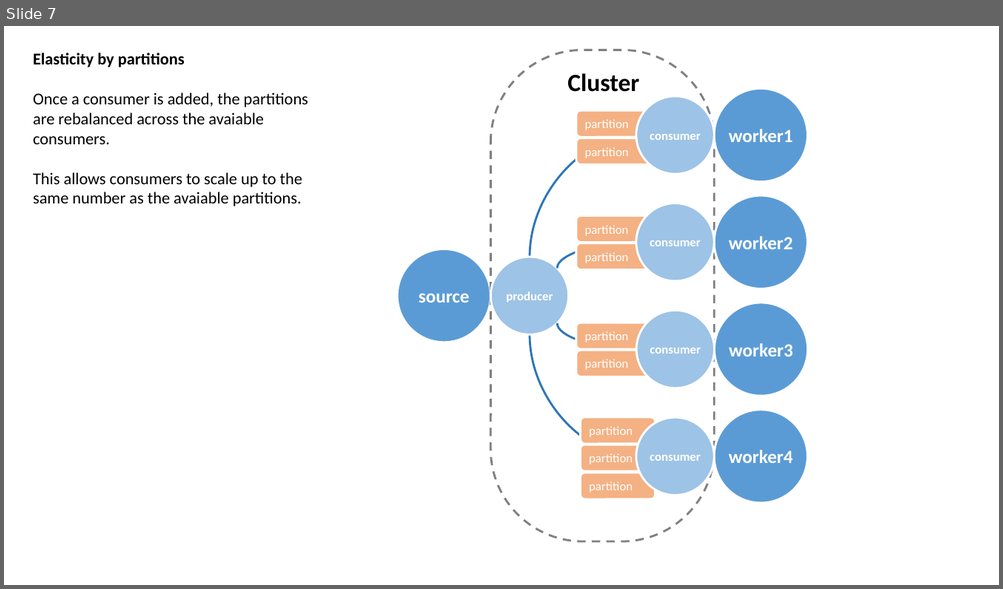
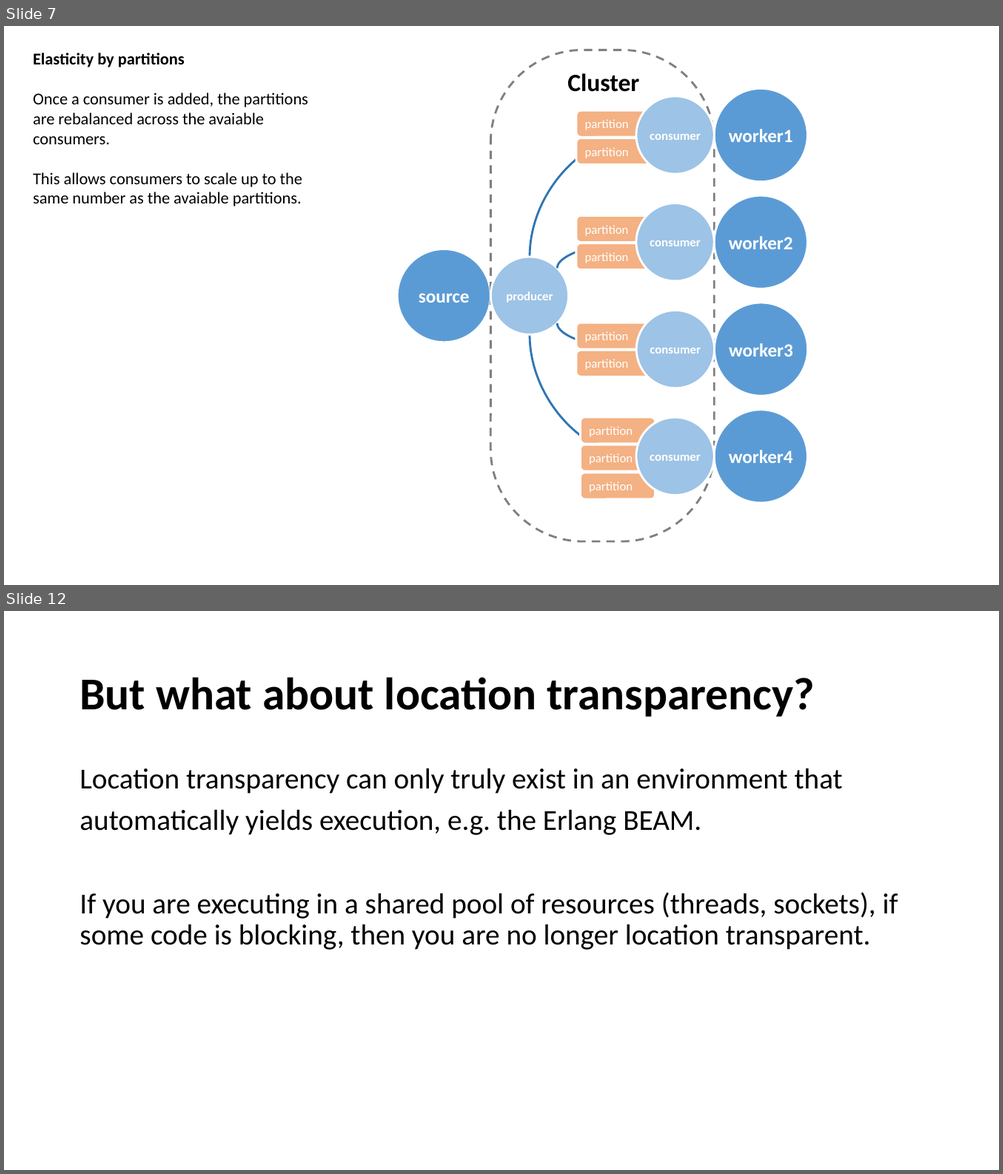
Before and after one commit to rogeralsing/Presentations, a slide deck: ClusterSoftware/cluster.pptx. Shown one above the other, each under a label of ours: slide 7 before the commit, slides 7 and 12 after it; the slides between them are not shown. The pictures are 1003x589 and 1003x1174 pixels, drawn with LibreOffice and Linux fonts; fonts in the diff are those of the drawing. Boxes give left, top, right and bottom in pixels: in the first picture for what was removed or moved away, otherwise in the second. Text is boxed around its words. In the diff, an @@ line names an element or a change of style, - is before the commit and + after.

```diff
--- a/ClusterSoftware/cluster.pptx
+++ b/ClusterSoftware/cluster.pptx
@@ slide 12 added at [4,611,999,1170], background #FFFFFF @@
@@ title added at [79,677,814,717], 44 pt, text #000000, bold @@
+But what about location transparency?
@@ text added at [79,768,898,950], 28 pt, text #000000 @@
+Location transparency can only truly exist in an environment that
+automatically yields execution, e.g. the Erlang BEAM.
+If you are executing in a shared pool of resources (threads, sockets), if some code is blocking, then you are no longer location transparent.
```
Also in this commit, not shown: 4 slides changed, 1 other slide added.
